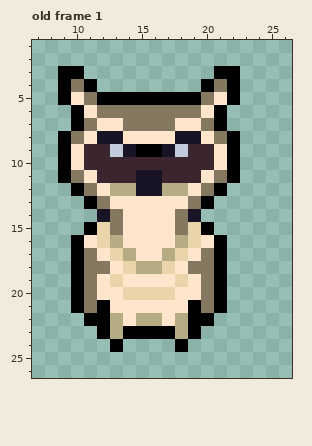
Edited in one commit: pixel-art file (Assets/SpriteCharacters/oliver_owl/oliver_owl.aseprite). The first picture shows the starting point.
32x32 pixels, 18 frames. Shown: old frame 1: x 7..26, y 1..26. The commit also changed other frames, which this record leaves out.
After:
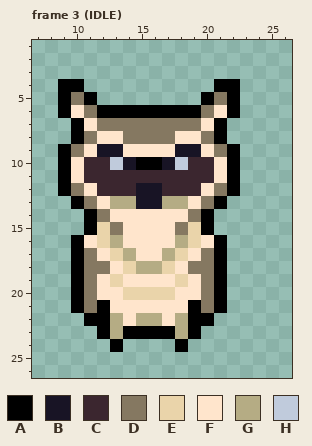
Palette (. is transparent): A #000000  B #181425  C #3b262f  D #857861  E #ead4aa  F #ffe5cc  G #b5ac84  H #c0cbdc
A new or re-ordered frame is compared with the old frame closest to it.
Commit message: added idle state of owl
The edit:
frames 18 -> 23
Frame 3 (IDLE) is new; against old frame 1, layer "body":
There is now colour A in row 6 at x 9 and 22; in row 12 at x 9 and 22; in row 13 at x 10 and 21; in row 14 at x 11 and 20.
The edit turns colour C into colour A in row 10 at x 15 to 16.
The edit turns colour D into colour A in row 4 at x 10 and 21; in row 5 at x 11 and 20; in row 6 at x 12 to 19; in row 8 at x 10 and 21.
The edit turns colour C into colour B in row 9 at x 12 and 19; in row 10 at x 14 and 17.
The edit turns colour F into colour B in row 13 at x 15 to 16.
The edit turns colour H into colour B in row 9 at x 13 and 18.
The edit turns colour B into colour C in row 11 at x 15 to 16.
The edit turns colour F into colour C in row 11 at x 11 and 20; in row 12 at x 12 and 19.
The edit turns colour G into colour C in row 12 at x 13 to 14 and 17 to 18.
The edit turns colour A into colour D in row 12 at x 10 and 21; in row 13 at x 11 and 20.
The edit turns colour B into colour D in row 14 at x 12 and 19.
The edit turns colour F into colour D in row 5 at x 10 and 21; in row 6 at x 11 and 20; in row 7 at x 12 to 13 and 18 to 19; in row 8 at x 11, 14 to 17 and 20; in row 9 at x 10 and 21.
The edit turns colour A into colour F in row 6 at x 10 and 21; in row 9 at x 15 to 16.
The edit turns colour B into colour F in row 8 at x 12 to 13 and 18 to 19; in row 9 at x 14 and 17.
The edit turns colour C into colour F in row 9 at x 11 and 20.
The edit turns colour D into colour F in row 7 at x 11 and 20; in row 11 at x 10 and 21; in row 12 at x 11 and 20; in row 13 at x 12 and 19; in row 14 at x 13 and 18.
The edit turns colour F into colour G in row 13 at x 13 to 14 and 17 to 18.
The edit turns colour C into colour H in row 10 at x 13 and 18.
The author cleared colour A in row 3 at x 9 to 10 and 21 to 22; in row 4 at x 11 and 20; in row 5 at x 12 to 19; in row 8 at x 9 and 22.
